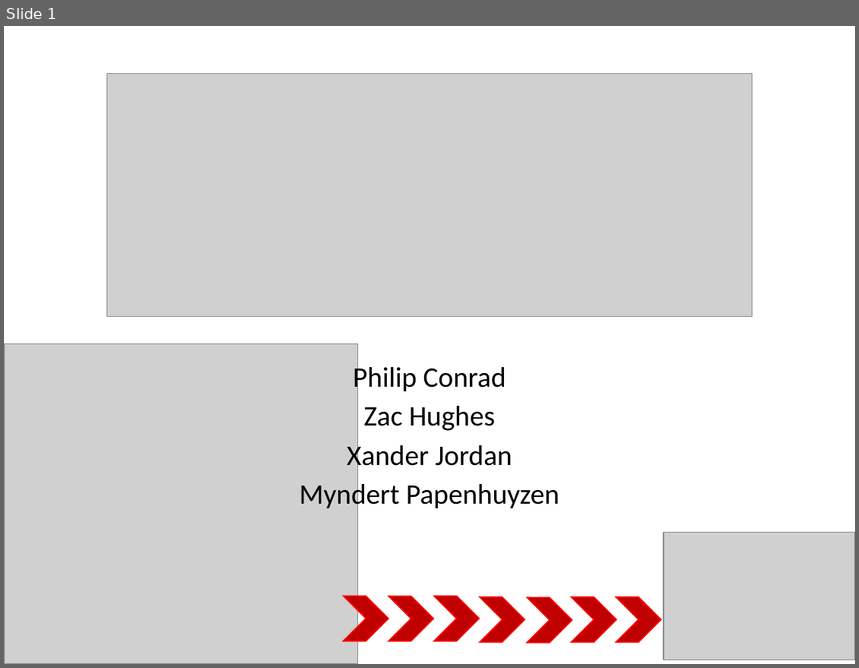
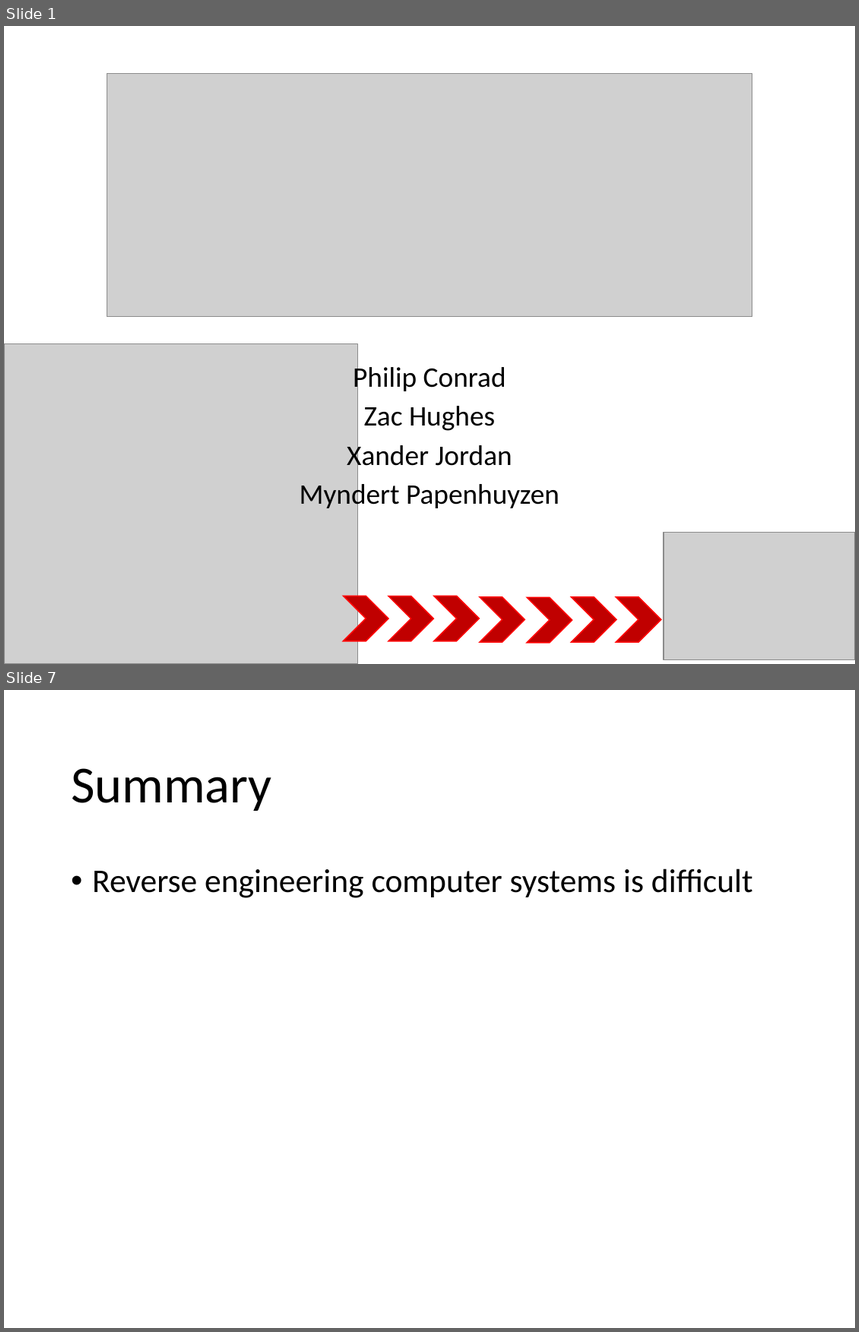
Before and after one commit to SCCapstone/omaha, a slide deck: docs/final-presentation.pptx. Shown one above the other, each under a label of ours: slide 1 before the commit, slides 1 and 7 after it; the slides between them are not shown. The pictures are 859x668 and 859x1332 pixels, drawn with LibreOffice and Linux fonts; fonts in the diff are those of the drawing; grey boxes stand for pictures. Boxes give left, top, right and bottom in pixels: in the first picture for what was removed or moved away, otherwise in the second. Text is boxed around its words. In the diff, an @@ line names an element or a change of style, - is before the commit and + after.

```diff
--- a/docs/final-presentation.pptx
+++ b/docs/final-presentation.pptx
@@ slide 7 added at (x1=4, y1=690, x2=855, y2=1328), background #FFFFFF @@
@@ title added at (x1=71, y1=768, x2=272, y2=811), 44 pt, text #000000 @@
+Summary
@@ text added at (x1=92, y1=869, x2=753, y2=898), 28 pt, text #000000 @@
+• Reverse engineering computer systems is difficult
```
Also in this commit, not shown: 5 other slides added, 1 slide removed, 3 other files.
